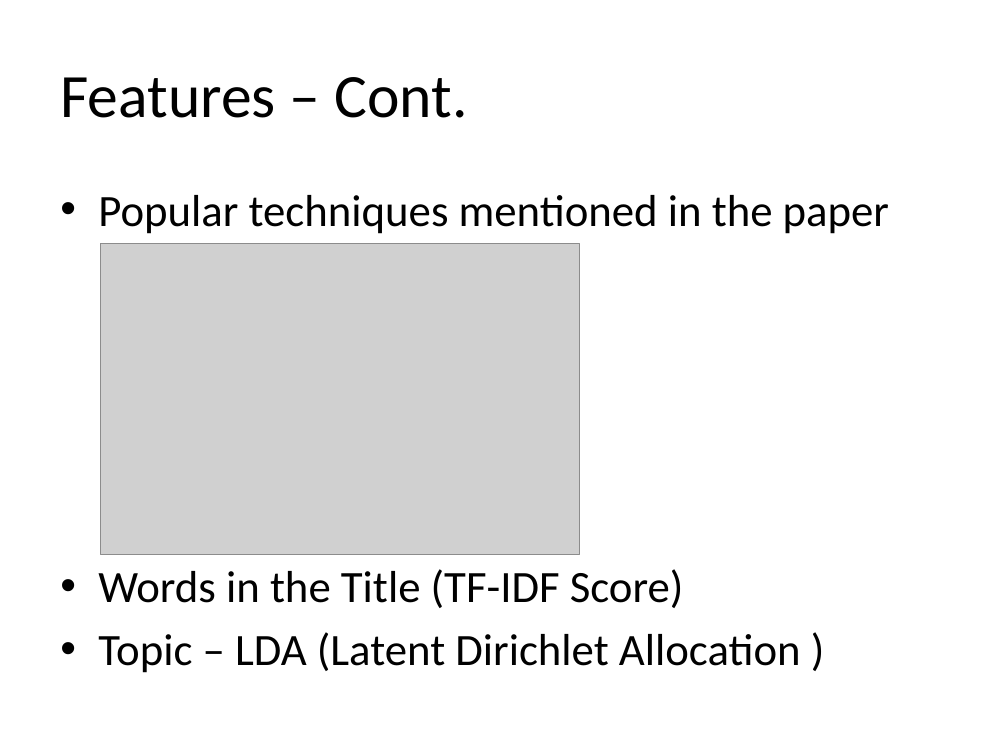
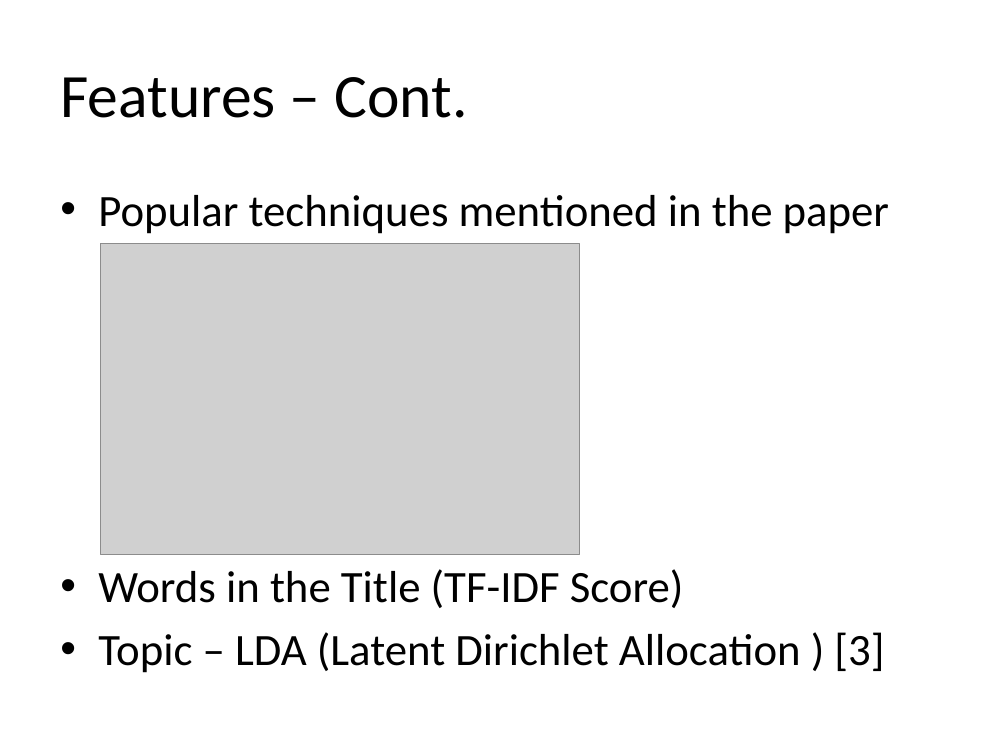
Before and after one commit to Shuyang/uic-automatic-reviewer, a slide deck: slide 5 of project_presentation.pptx. Drawn at 1008x756 pixels with LibreOffice and Linux fonts; fonts in the diff are those of the drawing; grey boxes stand for pictures. Boxes give left, top, right and bottom in pixels: in the first picture for what was removed or moved away, otherwise in the second. Text is boxed around its words. In the diff, an @@ line names an element or a change of style, - is before the commit and + after.

Commit message:
typo

```diff
--- a/project_presentation.pptx
+++ b/project_presentation.pptx
@@ text at (x1=98, y1=632, x2=884, y2=673): text changed @@
-• Topic – LDA (Latent Dirichlet Allocation )
+• Topic – LDA (Latent Dirichlet Allocation ) [3]
```
Also in this commit, not shown: 1 other slide changed.
